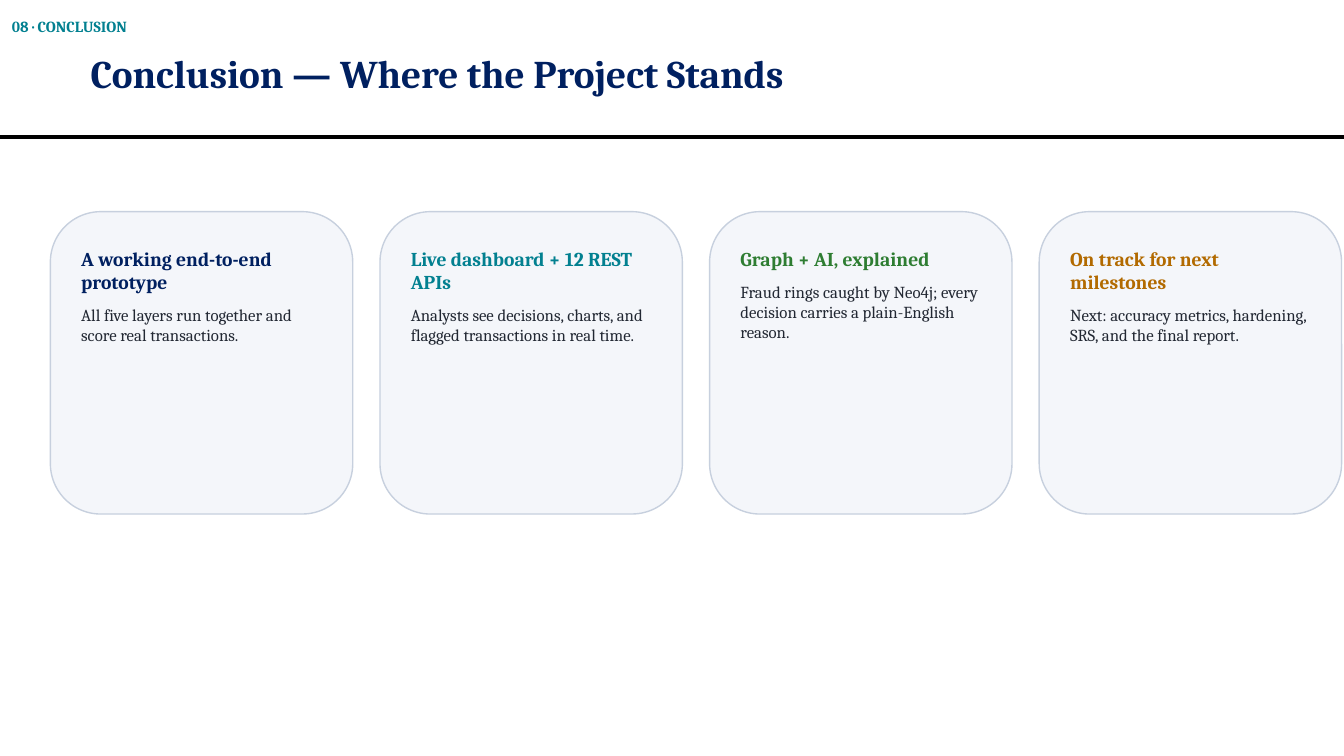
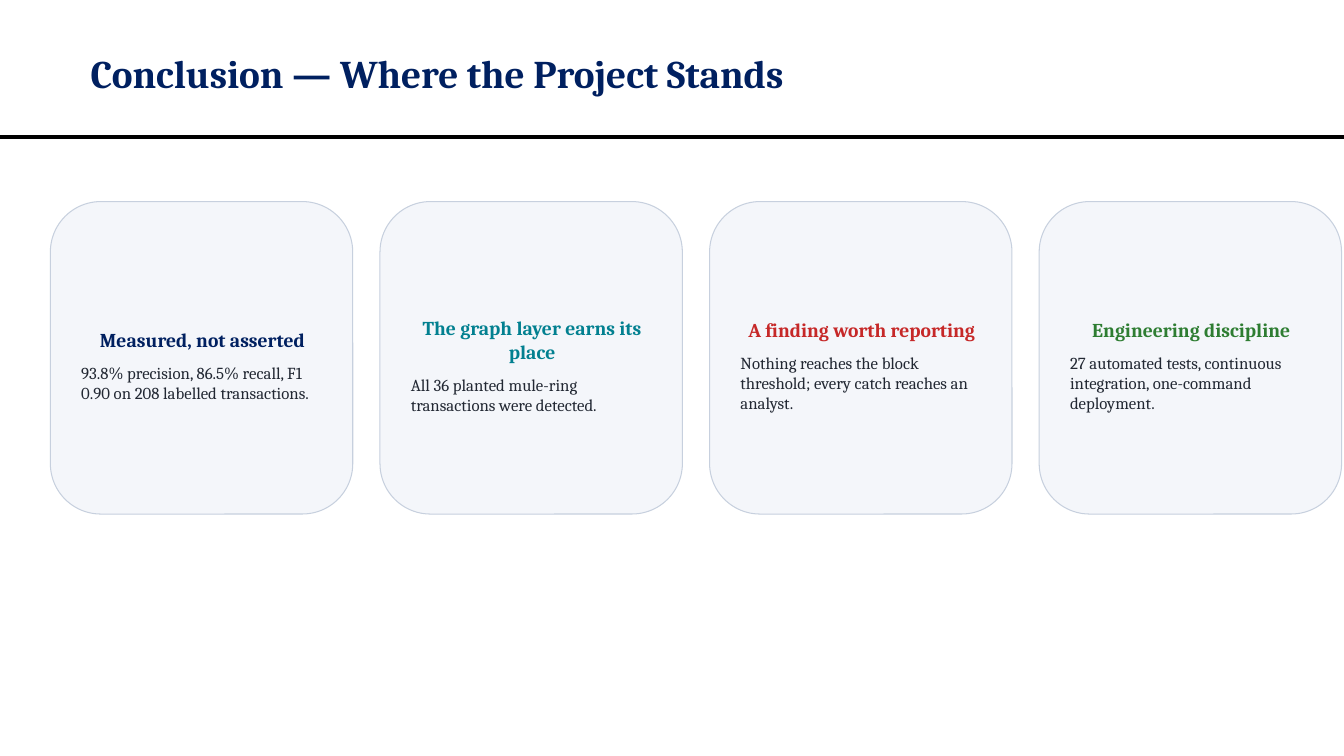
Before and after one commit to OMJOSHI15/indus11, a slide deck: slide 12 of docs/Indus11-Review2.pptx (slide 11 before the commit). Drawn at 1344x756 pixels with LibreOffice and Linux fonts; fonts in the diff are those of the drawing. Boxes give left, top, right and bottom in pixels: in the first picture for what was removed or moved away, otherwise in the second. Text is boxed around its words. In the diff, an @@ line names an element or a change of style, - is before the commit and + after.

```diff
--- a/docs/Indus11-Review2.pptx
+++ b/docs/Indus11-Review2.pptx
@@ text removed at box(12, 21, 127, 32) @@
-08 · CONCLUSION
@@ rounded rectangle "Measured, not asserted": place and size @@
-rounded rectangle "Measured, not asserted" at box(50, 212, 353, 514)
+rounded rectangle "Measured, not asserted" at box(50, 202, 353, 514)
@@ rounded rectangle "The graph layer earns its ...": place and size @@
-rounded rectangle "The graph layer earns its ..." at box(380, 212, 683, 514)
+rounded rectangle "The graph layer earns its ..." at box(380, 202, 683, 514)
@@ rounded rectangle "A finding worth reporting": place and size @@
-rounded rectangle "A finding worth reporting" at box(710, 212, 1012, 514)
+rounded rectangle "A finding worth reporting" at box(710, 202, 1012, 514)
@@ vertical alignment top to middle; outline #C7D0DE 1 pt to #C7D0DE 0.75 pt in 4 elements at box(50, 202, 353, 514), box(380, 202, 683, 514), box(710, 202, 1012, 514), box(1040, 202, 1342, 514) @@
@@ rounded rectangle "Engineering discipline": place and size @@
-rounded rectangle "Engineering discipline" at box(1040, 212, 1342, 514)
+rounded rectangle "Engineering discipline" at box(1040, 202, 1342, 514)
@@ text in rounded rectangle at box(411, 321, 641, 411): text changed @@
-Live dashboard + 12 REST APIs
-Analysts see decisions, charts, and flagged transactions in real time.
+The graph layer earns its place
+All 36 planted mule-ring transactions were detected.
@@ text in rounded rectangle at box(740, 323, 975, 413): text changed @@
-Graph + AI, explained
-Fraud rings caught by Neo4j; every decision carries a plain-English reason.
+A finding worth reporting
+Nothing reaches the block threshold; every catch reaches an analyst.
@@ text in rounded rectangle at box(1070, 323, 1290, 413): text changed @@
-On track for next milestones
-Next: accuracy metrics, hardening, SRS, and the final report.
+Engineering discipline
+27 automated tests, continuous integration, one-command deployment.
@@ text in rounded rectangle at box(81, 333, 309, 399): text changed @@
-A working end-to-end prototype
-All five layers run together and score real transactions.
+Measured, not asserted
+93.8% precision, 86.5% recall, F1 0.90 on 208 labelled transactions.
```
Also in this commit, not shown: 2 other slides changed, 1 slide added, 1 other file.
